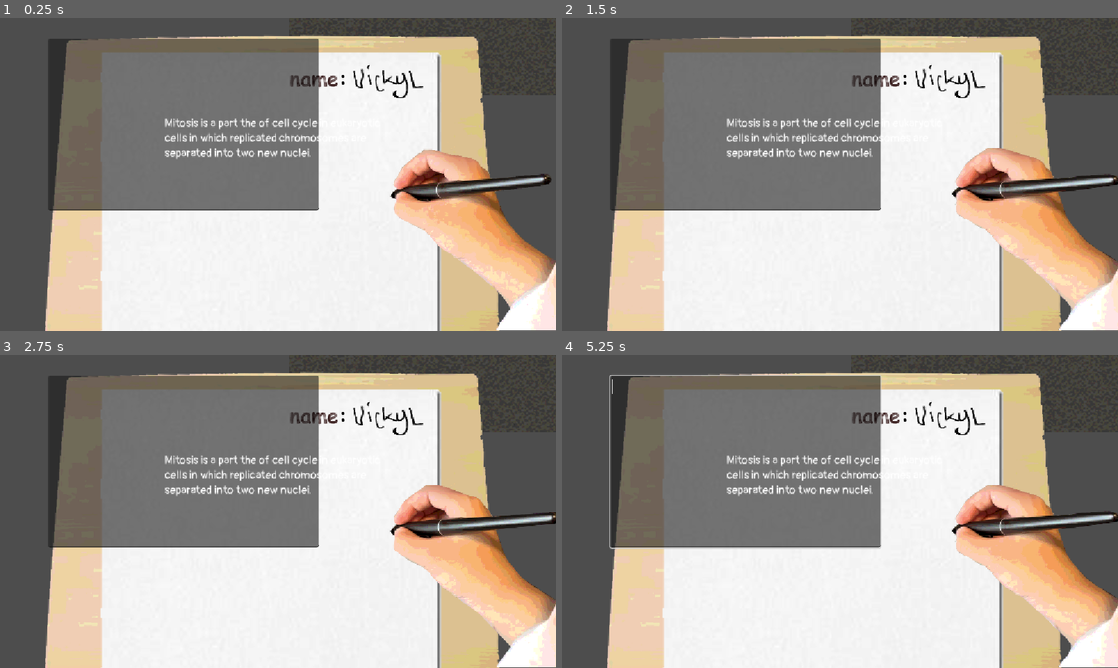
Above: before the commit, frames 1-4 (two rows, left to right).
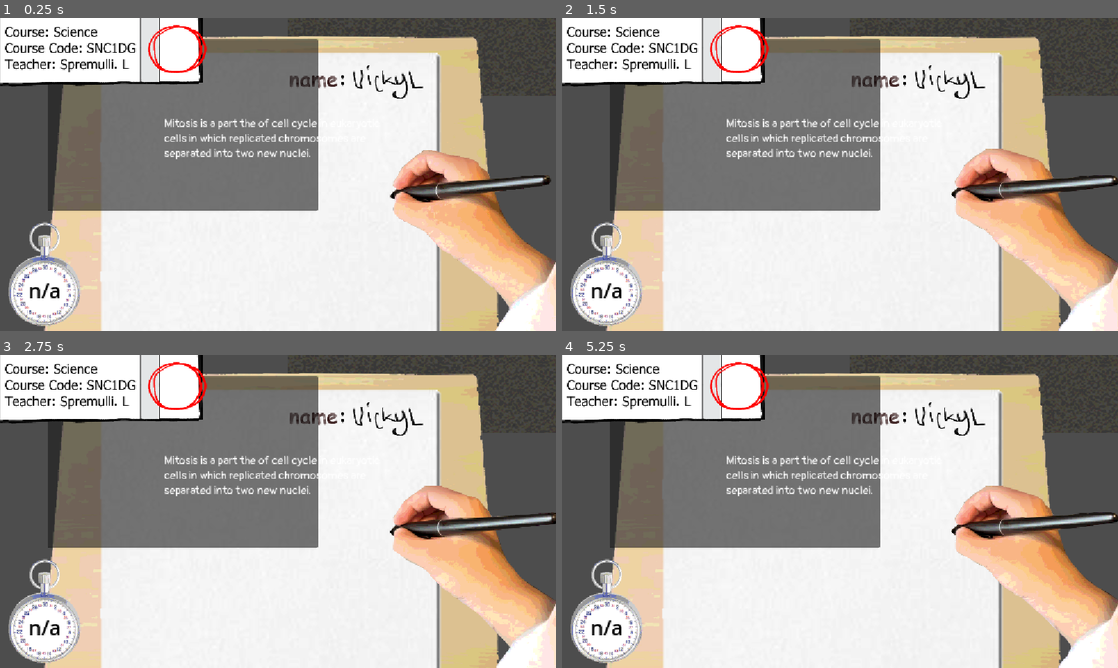
Above: after the commit, the same moments.

Repository: Vick-St3r/haven-keyboard
Game: Godot game, scene res://scenes/main_game.tscn
The game is run twice, just before and just after one commit, with the same random seed, the same clock (stepped at 60 frames per second) and the same inputs.
Inputs (mouse positions are in pixels of both pictures, inside the frame that each line leads up to):
- Up to frame 1 (0.25 s): no input
- Up to frame 2 (1.5 s): click (745, 124) at 0.52 s; type "Alex" at 0.6 s; move the mouse to (962, 158) at 1.27 s; click (962, 158) at 1.42 s
- Up to frame 3 (2.75 s): move the mouse to (166, 527) at 2.02 s; click (166, 527) at 2.17 s
- Up to frame 4 (5.25 s): move the mouse to (895, 442) at 2.77 s; click (895, 442) at 2.92 s; move the mouse to (812, 574) at 3.52 s; click (812, 574) at 3.67 s; move the mouse to (1006, 558) at 4.27 s; click (1006, 558) at 4.42 s; move the mouse to (673, 464) at 5.02 s; click (673, 464) at 5.17 s

The runs differ from the first frame. In frame 1, 13% of the frame differs, in the area x 0-100%, y 0-100%; in frame 2, 13%; in frame 3, 13%; in frame 4, 14%.

Commit message:
poop

Diff:
--- a/scenes/main_game.tscn
+++ b/scenes/main_game.tscn
@@ -8,6 +8,8 @@
 [ext_resource type="Texture2D" uid="uid://71xhl7ul8is4" path="res://assets/hand/handframe1.png" id="5_wi4c7"]
 [ext_resource type="Texture2D" uid="uid://drubkmm0fqx7o" path="res://assets/hand/handframe2.png" id="6_70vka"]
 [ext_resource type="Texture2D" uid="uid://cveluhx3ch4iu" path="res://assets/hand/handframe3.png" id="7_2l77h"]
+[ext_resource type="Texture2D" uid="uid://b8qgyay5rndat" path="res://assets/maingame/stopwatch.png" id="9_2l77h"]
+[ext_resource type="Texture2D" uid="uid://b7kgnjo035t42" path="res://assets/maingame/gradeui.png" id="10_nqdth"]
 
 [sub_resource type="SpriteFrames" id="SpriteFrames_xrivr"]
 animations = [{
@@ -68,4 +70,25 @@
 frame = 2
 frame_progress = 0.84375477
 
+[node name="Camera2D" parent="." unique_id=306515462 instance=ExtResource("5_ipu61")]
+position = Vector2(577, 323)
+
+[node name="clock" type="Sprite2D" parent="." unique_id=1052357420]
+position = Vector2(93, 529)
+texture = ExtResource("9_2l77h")
+
+[node name="time" type="Label" parent="clock" unique_id=1191286392]
+offset_left = -33.0
+offset_top = 5.0
+offset_right = 34.0
+offset_bottom = 63.0
+theme_override_colors/font_color = Color(0, 0, 0, 1)
+theme_override_font_sizes/font_size = 42
+text = "n/a"
+
+[node name="grade" type="TextureRect" parent="." unique_id=618326113]
+offset_right = 40.0
+offset_bottom = 40.0
+texture = ExtResource("10_nqdth")
+
 [connection signal="text_changed" from="TextEdit" to="." method="_on_text_edit_text_changed"]
